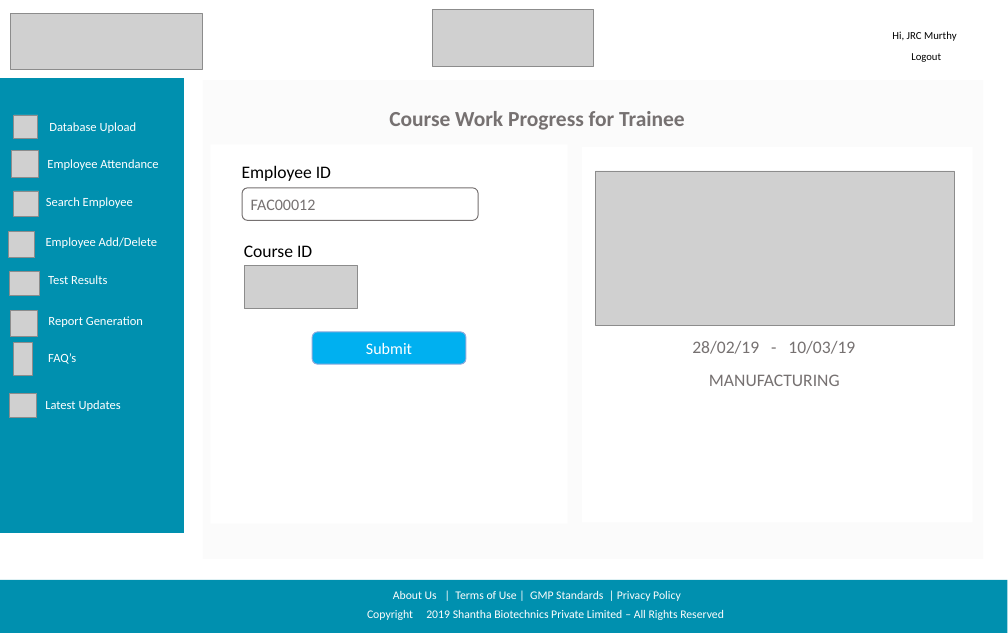
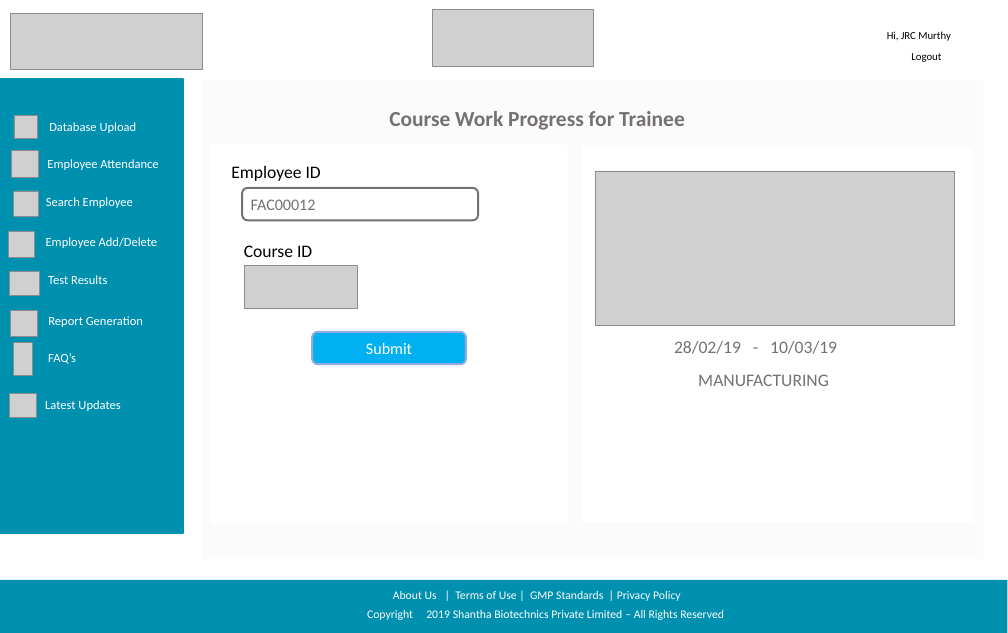
Before and after one commit to sarthakbhutani/Shantha_sih2019, a slide deck: slide 4 of Documentation/Screen Designs/Shanta Sanofi Screen Designs.pptx (slide 5 before the commit). Drawn at 1008x633 pixels with LibreOffice and Linux fonts; fonts in the diff are those of the drawing; grey boxes stand for pictures; background and template pictures are left out. Boxes give left, top, right and bottom in pixels: in the first picture for what was removed or moved away, otherwise in the second. Text is boxed around its words. In the diff, an @@ line names an element or a change of style, - is before the commit and + after.

```diff
--- a/Documentation/Screen Designs/Shanta Sanofi Screen Designs.pptx
+++ b/Documentation/Screen Designs/Shanta Sanofi Screen Designs.pptx
@@ text "Hi, JRC Murthy": place and size @@
-text "Hi, JRC Murthy" at bbox=[892, 31, 957, 41]
+text "Hi, JRC Murthy" at bbox=[887, 31, 951, 41]
@@ rectangle at bbox=[0, 79, 184, 532]: outline #0090AF 1 pt to #0090AF 2 pt @@
@@ text "E" rewrapped from bbox=[582, 147, 972, 523] to bbox=[773, 341, 781, 346] @@
@@ text "Employee ID": place and size @@
-text "Employee ID" at bbox=[242, 165, 331, 181]
+text "Employee ID" at bbox=[231, 166, 321, 181]
@@ rounded rectangle "FAC00012" at bbox=[242, 188, 478, 220]: outline #767171 1 pt to #767171 2 pt; proportions changed @@
@@ rounded rectangle "Submit" at bbox=[312, 332, 466, 364]: outline #8FAADC 1 pt to #8FAADC 2 pt; proportions changed @@
@@ text "28/02/19 - 10/03/19": place and size @@
-text "28/02/19 - 10/03/19" at bbox=[692, 341, 855, 354]
+text "28/02/19 - 10/03/19" at bbox=[674, 341, 837, 354]
@@ text "MANUFACTURING": place and size @@
-text "MANUFACTURING" at bbox=[709, 374, 840, 386]
+text "MANUFACTURING" at bbox=[698, 374, 829, 386]
```
Also in this commit, not shown: 15 other slides changed, 1 slide removed, 3 other files.
